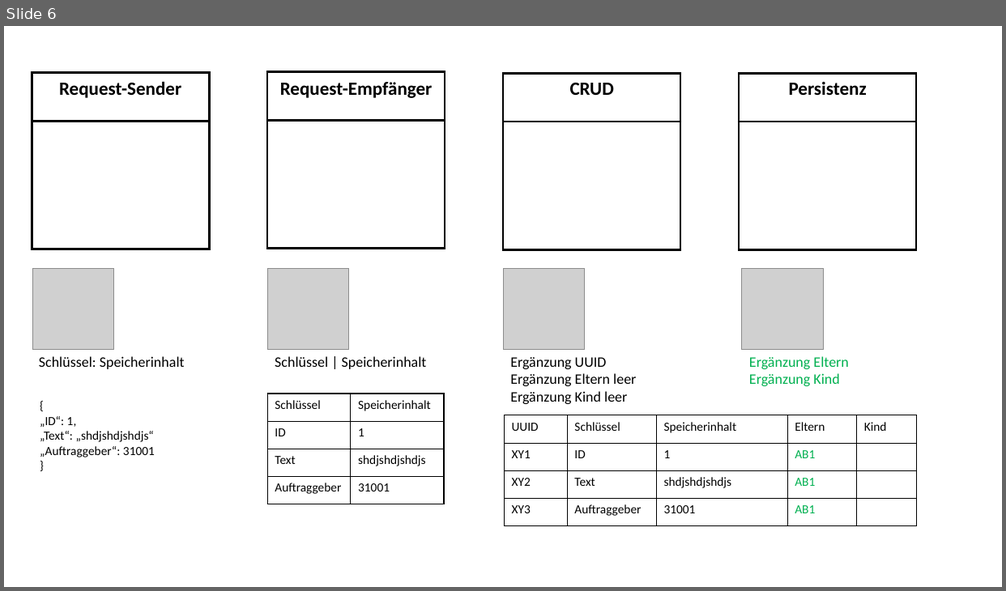
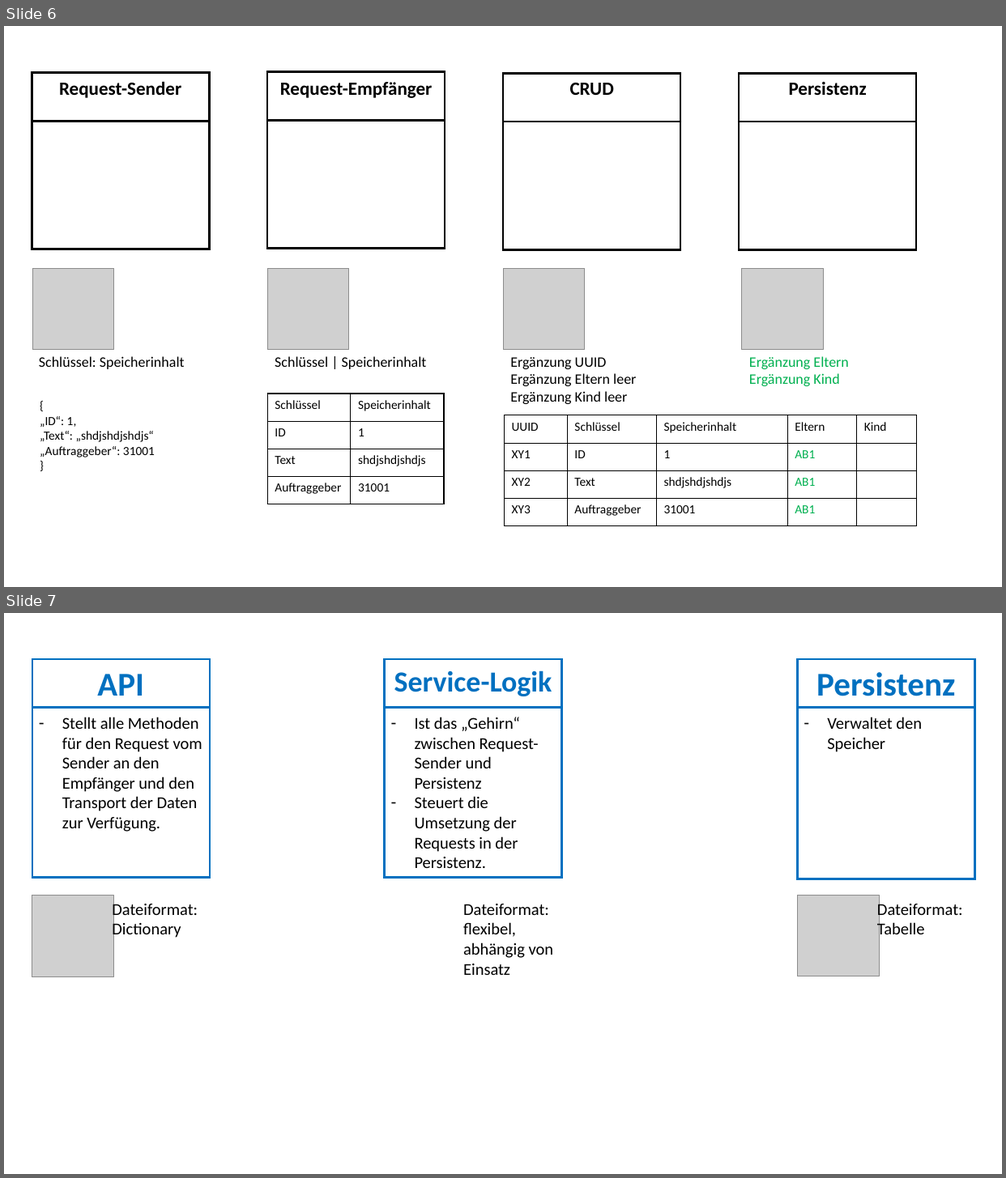
Before and after one commit to StefSchneider/Unternehmensfaehigkeiten, a slide deck: Dokumentation/Grafiken Unternehmensfähigkeiten.pptx. Shown one above the other, each under a label of ours: slide 6 before the commit, slides 6 and 7 after it. The pictures are 1006x591 and 1006x1178 pixels, drawn with LibreOffice and Linux fonts; fonts in the diff are those of the drawing; grey boxes stand for pictures. Boxes give left, top, right and bottom in pixels: in the first picture for what was removed or moved away, otherwise in the second. Text is boxed around its words. In the diff, an @@ line names an element or a change of style, - is before the commit and + after.

Commit message:
Refactoring und Dokumentation

```diff
--- a/Dokumentation/Grafiken Unternehmensfähigkeiten.pptx
+++ b/Dokumentation/Grafiken Unternehmensfähigkeiten.pptx
@@ slide 7 added at bbox=[4, 613, 1002, 1174], background #FFFFFF @@
@@ rectangle added at bbox=[32, 659, 210, 878], outline #0070C0 2 pt @@
@@ rectangle added at bbox=[385, 659, 562, 878], outline #0070C0 2 pt @@
@@ rectangle added at bbox=[798, 659, 975, 879], outline #0070C0 2 pt @@
@@ text added at bbox=[97, 674, 144, 696], 32 pt, text #0070C0, bold @@
+API
@@ text added at bbox=[394, 671, 552, 696], 28 pt, text #0070C0, bold @@
+Service-Logik
@@ text added at bbox=[816, 672, 955, 696], 32 pt, text #0070C0, bold @@
+Persistenz
@@ line added from (32, 707) to (210, 707), #0070C0 2 pt @@
@@ line added from (385, 707) to (562, 707), #0070C0 2 pt @@
@@ line added from (798, 707) to (975, 707), #0070C0 2 pt @@
@@ text added at bbox=[62, 717, 202, 832], 16 pt, text #000000 @@
+– Stellt alle Methoden für den Request vom Sender an den Empfänger und den Transport der Daten zur Verfügung.
@@ text added at bbox=[415, 717, 539, 868], 16 pt, text #000000 @@
+– Ist das „Gehirn“ zwischen Request-Sender und Persistenz
+– Steuert die Umsetzung der Requests in der Persistenz.
@@ text added at bbox=[827, 717, 922, 752], 16 pt, text #000000 @@
+– Verwaltet den Speicher
@@ picture added at bbox=[32, 895, 114, 977] @@
@@ text added at bbox=[112, 901, 198, 939], 16 pt, text #000000 @@
+Dateiformat:
+Dictionary
@@ text added at bbox=[463, 904, 554, 975], 16 pt, text #000000 @@
+Dateiformat:
+flexibel, abhängig von Einsatz
@@ picture added at bbox=[798, 895, 879, 977] @@
@@ text added at bbox=[877, 901, 963, 939], 16 pt, text #000000 @@
+Dateiformat:
+Tabelle
```
